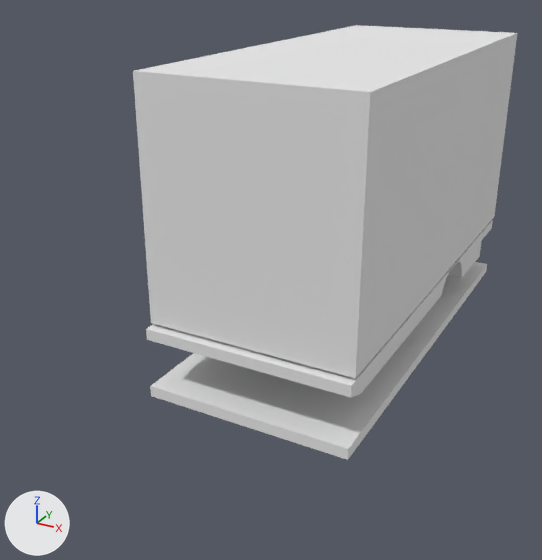
The Blender file working/subahu/truck/truck.blend, before and after one commit.
Before and after are seen from a 50 mm camera at (2.89, -4.65, 0.74) aimed at (-0.31, 1.16, -2.16). Lighting does not change. The marker at lower left points along +X, +Y and +Z.

The older version as bpy lines, for what is in view:
```python
me_cube = bpy.data.meshes.new('Cube')
me_cube.from_pydata([(1.0, 1.0, -1.0), (1.0, -1.0, -1.0), (1.0, 1.0, 1.0), (1.0, -1.0, 1.0), (0.0, 1.0, -1.0), (0.0, -1.0, -1.0), (0.0, 1.0, 1.0), (0.0, -1.0, 1.0)], [], [(0, 2, 3, 1), (2, 0, 4, 6), (1, 3, 7, 5), (2, 6, 7, 3), (0, 1, 5, 4)])
me_cube.materials.append(mat_material)  # white #e7e7e7
me_cube_001 = bpy.data.meshes.new('Cube.001')
me_cube_001.from_pydata(...)  # 52 vertices, 38 faces; spans x 0.0..1.0, y -1.03..0.97, z 0.04..0.9
me_cube_001.materials.append(mat_material)  # white #e7e7e7
me_cube_002 = bpy.data.meshes.new('Cube.002')
me_cube_002.from_pydata(...)  # 12 vertices, 8 faces; spans x 0.0..1.0, y -1.03..0.97, z 0.6..0.9
me_cube_002.materials.append(mat_material)  # white #e7e7e7
ob_cube = bpy.data.objects.new('Cube', me_cube)
ob_cube.location = (0.0, 2.41, -1.24)
ob_cube.scale = (1.0, 2.25, 1.11)
_m = ob_cube.modifiers.new('Mirror', 'MIRROR')
ob_cube_001 = bpy.data.objects.new('Cube.001', me_cube_001)
ob_cube_001.location = (0.0, 2.41, -2.71)
ob_cube_001.scale = (1.0, 2.25, 0.368)
_m = ob_cube_001.modifiers.new('Mirror', 'MIRROR')
ob_cube_002 = bpy.data.objects.new('Cube.002', me_cube_002)
ob_cube_002.location = (0.0, 2.41, -3.3)
ob_cube_002.scale = (1.0, 2.25, 0.368)
_m = ob_cube_002.modifiers.new('Mirror', 'MIRROR')
```
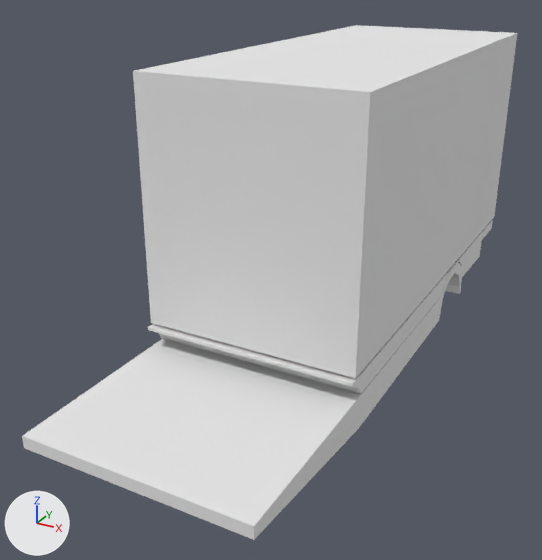
Commit message: truck more details

Pixel boxes (x1, y1, x2, y2) of what changed, in the pictures (542 x 560 px):
'Cube.002', reshaped, moved, rescaled (30% wider, 40% taller): before (150, 262, 487, 460); after (22, 263, 462, 540)
'Cube.001', reshaped: before (146, 220, 493, 398); after (148, 220, 493, 394)
part 1 of me_cube_002, built on: before (151, 262, 487, 459); after (23, 263, 462, 540)
part 2 of me_cube_001, built on: before (146, 324, 361, 398); after (148, 324, 361, 394)

The change, as a diff of the scene's bpy script:
```diff
--- a/working/subahu/truck/truck.blend.py
+++ b/working/subahu/truck/truck.blend.py
@@ me_cube_002 @@
 # used by ob_cube_002; location = (0.0, 2.41, -3.3); scale = (1.0, 2.25, 0.368)
-me_cube_002.from_pydata(...)  # 12 vertices, 8 faces; spans x 0.0..1.0, y -1.03..0.97, z 0.6..0.9
+me_cube_002.from_pydata(...)  # 48 vertices, 35 faces; spans x 0.0..1.0, y -1.03..0.97, z 0.03..1.41
+# me_cube_002 part 1
+# 6 vertices are removed from x 0.0..1.0, y 0.74..0.97, z 0.6..0.9
+# 7 faces are deleted
+# 2 vertices move from x 0.0..1.0, y 0.97, z 0.6 to x 0.0..1.0, y 0.94, z 0.14
+# 21 vertices are added at x 0.0, y -0.3..0.97, z 0.03..1.41
+# 21 new vertices lie (1.0, 0.0, 0.0) away from vertices in x 0.0, y -0.3..0.97, z 0.03..1.41
+# 34 new faces join them
 me_cube_002.materials.append(mat_material)
@@ me_cube_001 @@
 # used by ob_cube_001; location = (0.0, 2.41, -2.71); scale = (1.0, 2.25, 0.368)
-me_cube_001.from_pydata(...)  # 52 vertices, 38 faces; spans x 0.0..1.0, y -1.03..0.97, z 0.04..0.9
+me_cube_001.from_pydata(...)  # 60 vertices, 44 faces; spans x 0.0..1.0, y -1.02..0.97, z 0.04..0.92
+# me_cube_001 part 2
+# 4 faces are deleted
+# 4 vertices move from x 0.0..1.0, y -1.03, z 0.6..0.9 to x 0.0..1.0, y -1.02..-0.96, z 0.6..0.92
+# 8 vertices are added at x 0.0..1.0, y -1.02..-0.96, z 0.6..0.92
+# 10 new faces join them
 me_cube_001.materials.append(mat_material)
@@ ob_cube_002 @@
 ob_cube_002 = bpy.data.objects.new('Cube.002', me_cube_002)
-ob_cube_002.location = (0.0, 2.41, -3.3)
-ob_cube_002.scale = (1.0, 2.25, 0.368)
+ob_cube_002.location = (0.0, 1.01, -2.91)
+ob_cube_002.scale = (1.0, 2.37, 0.368)
 _m = ob_cube_002.modifiers.new('Mirror', 'MIRROR')
```
